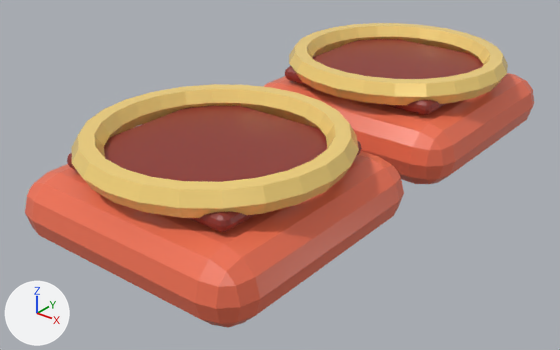
An edit to the glTF model Art/PR3D/Exports/Containers/PR3D_Container_1x2.glb, drawn before and after from the same camera.
Both versions are drawn from a camera (50 mm lens) standing at (1.431, -1.496, 1.186) and looking at (-0.06, 0.368, 0.031). Every picture has the same lights, and +X, +Y and +Z are marked at lower left. The first picture is the older version. Where no turn or scale is listed for an object, it has been applied to the vertices.

Names of what the first picture shows: 'Visual_1x2_Base_00', 'Visual_1x2_Base_01', 'Visual_1x2_Inset_00', 'Visual_1x2_Inset_01', 'Visual_1x2_Rim_00', 'Visual_1x2_Rim_01'.
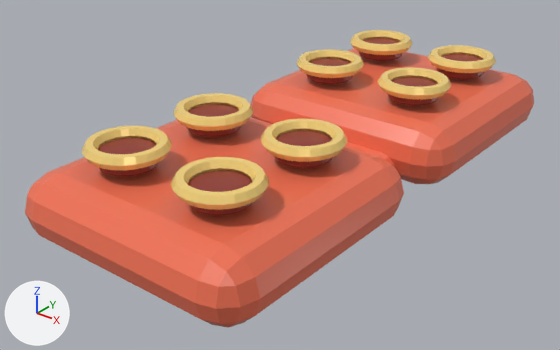
What differs and where, as boxes [x1, y1, x2, y2] in the pictures (560 x 350 px):
'Visual_1x2_Rim_00', deleted (yellow): before [71, 84, 359, 218]
'Visual_1x2_Inset_00', deleted (red): before [67, 105, 362, 232]
'Visual_1x2_Rim_01', deleted (yellow): before [289, 23, 508, 105]
'Visual_1x2_Inset_01', deleted (red): before [285, 39, 483, 115]
'Visual_1x2_ToppingRim_00_02', added (yellow): after [171, 157, 269, 210]
'Visual_1x2_ToppingRim_00_00', added (yellow): after [82, 126, 172, 170]
'Visual_1x2_ToppingRim_00_03', added (yellow): after [261, 119, 347, 162]
'Visual_1x2_ToppingRim_00_01', added (yellow): after [174, 93, 253, 131]
'Visual_1x2_ToppingRim_01_02', added (yellow): after [378, 67, 451, 100]
'Visual_1x2_ToppingRim_01_00', added (yellow): after [297, 49, 364, 78]
'Visual_1x2_Topping_00_02', added (red): after [188, 171, 253, 215]
'Visual_1x2_ToppingRim_01_03', added (yellow): after [428, 45, 496, 73]
'Visual_1x2_ToppingRim_01_01', added (yellow): after [350, 30, 413, 55]
'Visual_1x2_Topping_00_00', added (red): after [98, 138, 159, 176]
'Visual_1x2_Topping_00_03', added (red): after [274, 131, 333, 168]
'Visual_1x2_Topping_00_01', added (red): after [187, 104, 242, 137]
'Visual_1x2_Topping_01_02', added (red): after [388, 77, 439, 106]
'Visual_1x2_Topping_01_00', added (red): after [306, 58, 353, 84]
'Visual_1x2_Topping_01_03', added (red): after [437, 54, 484, 79]
'Visual_1x2_Topping_01_01', added: after [359, 38, 402, 61]
'Visual_1x2_Bridge_00', added: after [345, 142, 397, 170]

The change, as a list of edits to the scene's bpy script:
```text
Remove ob_visual_1x2_inset_00:
    ob_visual_1x2_inset_00 = bpy.data.objects.new('Visual_1x2_Inset_00', me_cube_003)
Remove ob_visual_1x2_inset_01:
    ob_visual_1x2_inset_01 = bpy.data.objects.new('Visual_1x2_Inset_01', me_cube_005)
Remove ob_visual_1x2_rim_00:
    ob_visual_1x2_rim_00 = bpy.data.objects.new('Visual_1x2_Rim_00', me_torus_001)
Remove ob_visual_1x2_rim_01:
    ob_visual_1x2_rim_01 = bpy.data.objects.new('Visual_1x2_Rim_01', me_torus_002)
Add ob_visual_1x2_toppingrim_01_03:
    ob_visual_1x2_toppingrim_01_03 = bpy.data.objects.new('Visual_1x2_ToppingRim_01_03', me_torus_061)  # 144 vertices, 288 faces; spans x -0.127..0.127, y -0.127..0.127, z -0.019..0.019; in mat_pr3d_mat_container_rim (yellow #ffdd81)
    ob_visual_1x2_toppingrim_01_03.location = (0.18, 1.18, 0.29)
Add ob_visual_1x2_toppingrim_01_02:
    ob_visual_1x2_toppingrim_01_02 = bpy.data.objects.new('Visual_1x2_ToppingRim_01_02', me_torus_061.copy())
    ob_visual_1x2_toppingrim_01_02.location = (0.18, 0.82, 0.29)
Add ob_visual_1x2_toppingrim_01_01:
    ob_visual_1x2_toppingrim_01_01 = bpy.data.objects.new('Visual_1x2_ToppingRim_01_01', me_torus_061.copy())
    ob_visual_1x2_toppingrim_01_01.location = (-0.18, 1.18, 0.29)
Add ob_visual_1x2_toppingrim_01_00:
    ob_visual_1x2_toppingrim_01_00 = bpy.data.objects.new('Visual_1x2_ToppingRim_01_00', me_torus_061.copy())
    ob_visual_1x2_toppingrim_01_00.location = (-0.18, 0.82, 0.29)
Add ob_visual_1x2_toppingrim_00_03:
    ob_visual_1x2_toppingrim_00_03 = bpy.data.objects.new('Visual_1x2_ToppingRim_00_03', me_torus_061.copy())
    ob_visual_1x2_toppingrim_00_03.location = (0.18, 0.18, 0.29)
Add ob_visual_1x2_toppingrim_00_02:
    ob_visual_1x2_toppingrim_00_02 = bpy.data.objects.new('Visual_1x2_ToppingRim_00_02', me_torus_061.copy())
    ob_visual_1x2_toppingrim_00_02.location = (0.18, -0.18, 0.29)
Add ob_visual_1x2_toppingrim_00_01:
    ob_visual_1x2_toppingrim_00_01 = bpy.data.objects.new('Visual_1x2_ToppingRim_00_01', me_torus_061.copy())
    ob_visual_1x2_toppingrim_00_01.location = (-0.18, 0.18, 0.29)
Add ob_visual_1x2_toppingrim_00_00:
    ob_visual_1x2_toppingrim_00_00 = bpy.data.objects.new('Visual_1x2_ToppingRim_00_00', me_torus_061.copy())
    ob_visual_1x2_toppingrim_00_00.location = (-0.18, -0.18, 0.29)
Add ob_visual_1x2_topping_01_03:
    ob_visual_1x2_topping_01_03 = bpy.data.objects.new('Visual_1x2_Topping_01_03', me_cylinder_051)  # 120 vertices, 236 faces; spans x -0.09..0.09, y -0.09..0.09, z -0.025..0.025; in mat_pr3d_mat_container_interior (red #90352c)
    ob_visual_1x2_topping_01_03.location = (0.18, 1.18, 0.26)
Add ob_visual_1x2_topping_01_02:
    ob_visual_1x2_topping_01_02 = bpy.data.objects.new('Visual_1x2_Topping_01_02', me_cylinder_051.copy())
    ob_visual_1x2_topping_01_02.location = (0.18, 0.82, 0.26)
Add ob_visual_1x2_topping_01_01:
    ob_visual_1x2_topping_01_01 = bpy.data.objects.new('Visual_1x2_Topping_01_01', me_cylinder_051.copy())
    ob_visual_1x2_topping_01_01.location = (-0.18, 1.18, 0.26)
Add ob_visual_1x2_topping_01_00:
    ob_visual_1x2_topping_01_00 = bpy.data.objects.new('Visual_1x2_Topping_01_00', me_cylinder_051.copy())
    ob_visual_1x2_topping_01_00.location = (-0.18, 0.82, 0.26)
Add ob_visual_1x2_topping_00_03:
    ob_visual_1x2_topping_00_03 = bpy.data.objects.new('Visual_1x2_Topping_00_03', me_cylinder_051.copy())
    ob_visual_1x2_topping_00_03.location = (0.18, 0.18, 0.26)
Add ob_visual_1x2_topping_00_02:
    ob_visual_1x2_topping_00_02 = bpy.data.objects.new('Visual_1x2_Topping_00_02', me_cylinder_051.copy())
    ob_visual_1x2_topping_00_02.location = (0.18, -0.18, 0.26)
Add ob_visual_1x2_topping_00_01:
    ob_visual_1x2_topping_00_01 = bpy.data.objects.new('Visual_1x2_Topping_00_01', me_cylinder_051.copy())
    ob_visual_1x2_topping_00_01.location = (-0.18, 0.18, 0.26)
Add ob_visual_1x2_topping_00_00:
    ob_visual_1x2_topping_00_00 = bpy.data.objects.new('Visual_1x2_Topping_00_00', me_cylinder_051.copy())
    ob_visual_1x2_topping_00_00.location = (-0.18, -0.18, 0.26)
Add ob_visual_1x2_bridge_00:
    ob_visual_1x2_bridge_00 = bpy.data.objects.new('Visual_1x2_Bridge_00', me_cube_047)  # 96 vertices, 188 faces; spans x -0.27..0.27, y -0.17..0.17, z -0.06..0.06; in mat_pr3d_mat_container_body_default (red #f27355)
    ob_visual_1x2_bridge_00.location = (0.0, 0.5, 0.06)
```
